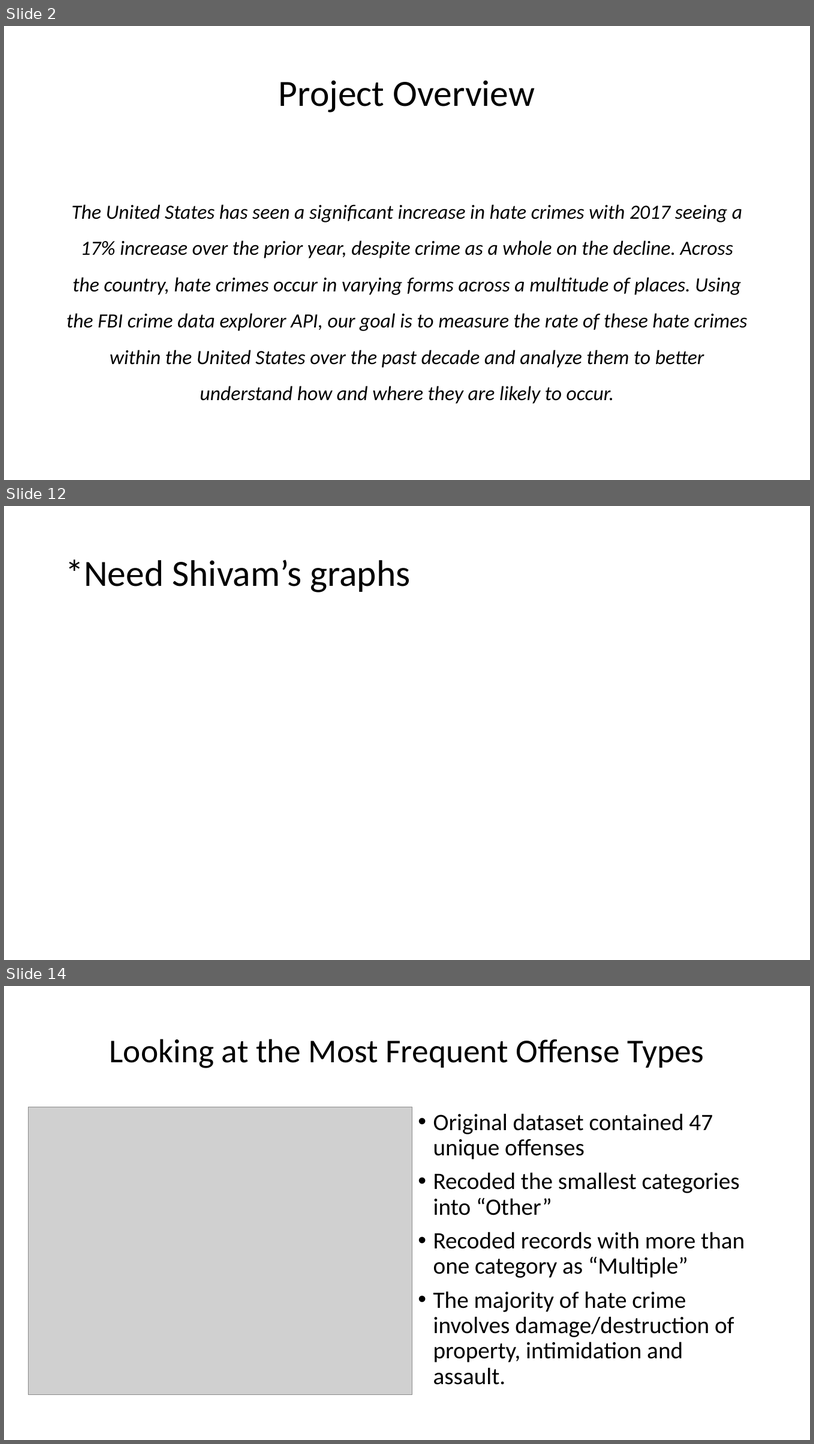
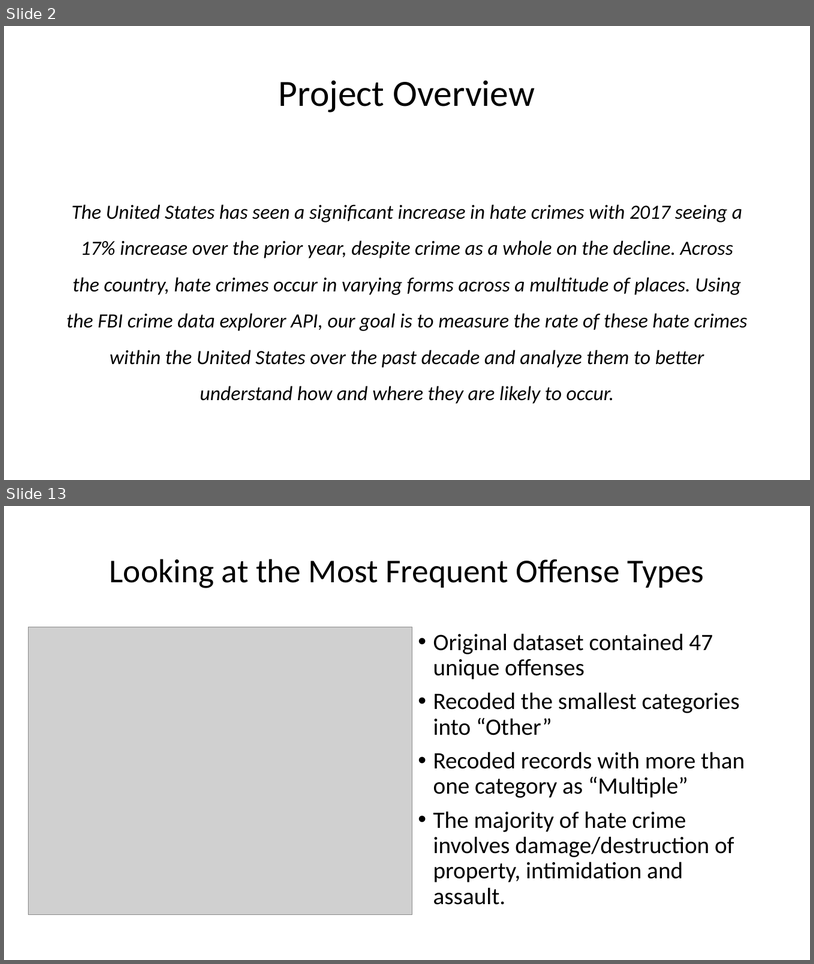
Before and after one commit to gupta-d/Is-hate-crime-on-rise, a slide deck: Hate_Crimes_Data_Analysis_Presentation_DRAFT.pptx. Shown one above the other, each under a label of ours: slides 2, 12 and 14 before the commit, slides 2 and 13 after it; the slides between them are not shown. The pictures are 814x1444 and 814x964 pixels, drawn with LibreOffice and Linux fonts; fonts in the diff are those of the drawing; grey boxes stand for pictures. Boxes give left, top, right and bottom in pixels: in the first picture for what was removed or moved away, otherwise in the second. Text is boxed around its words. In the diff, an @@ line names an element or a change of style, - is before the commit and + after.

```diff
--- a/Hate_Crimes_Data_Analysis_Presentation_DRAFT.pptx
+++ b/Hate_Crimes_Data_Analysis_Presentation_DRAFT.pptx
@@ slide 12 removed at (x1=4, y1=506, x2=810, y2=960), background #FFFFFF @@
@@ title removed at (x1=65, y1=559, x2=410, y2=592) @@
-*Need Shivam’s graphs
@@ what was slide 14 is now slide 13 @@
```
Also in this commit, not shown: 10 slides changed, 1 slide added, 1 other slide removed, 8 other files.
